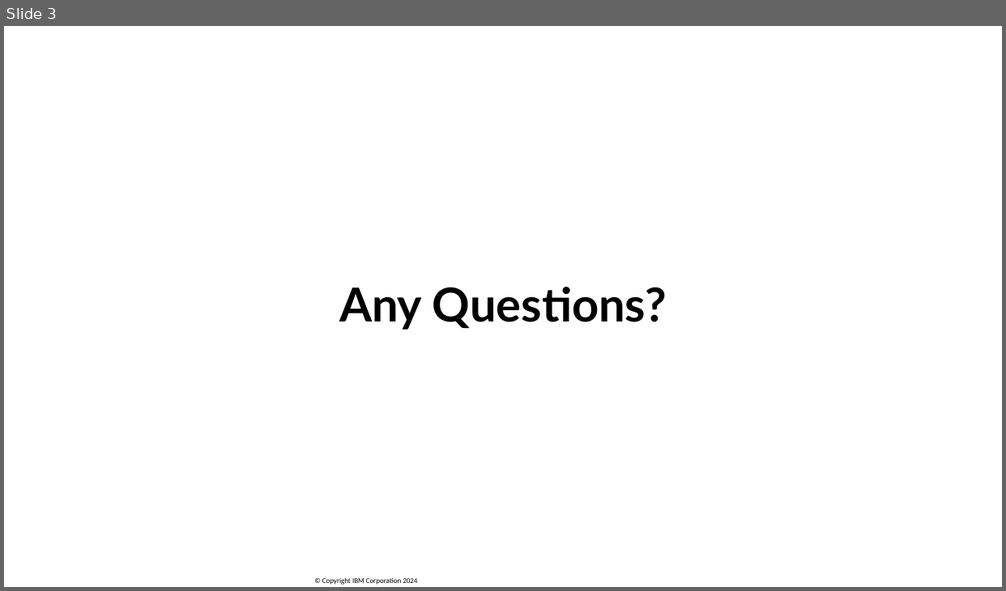
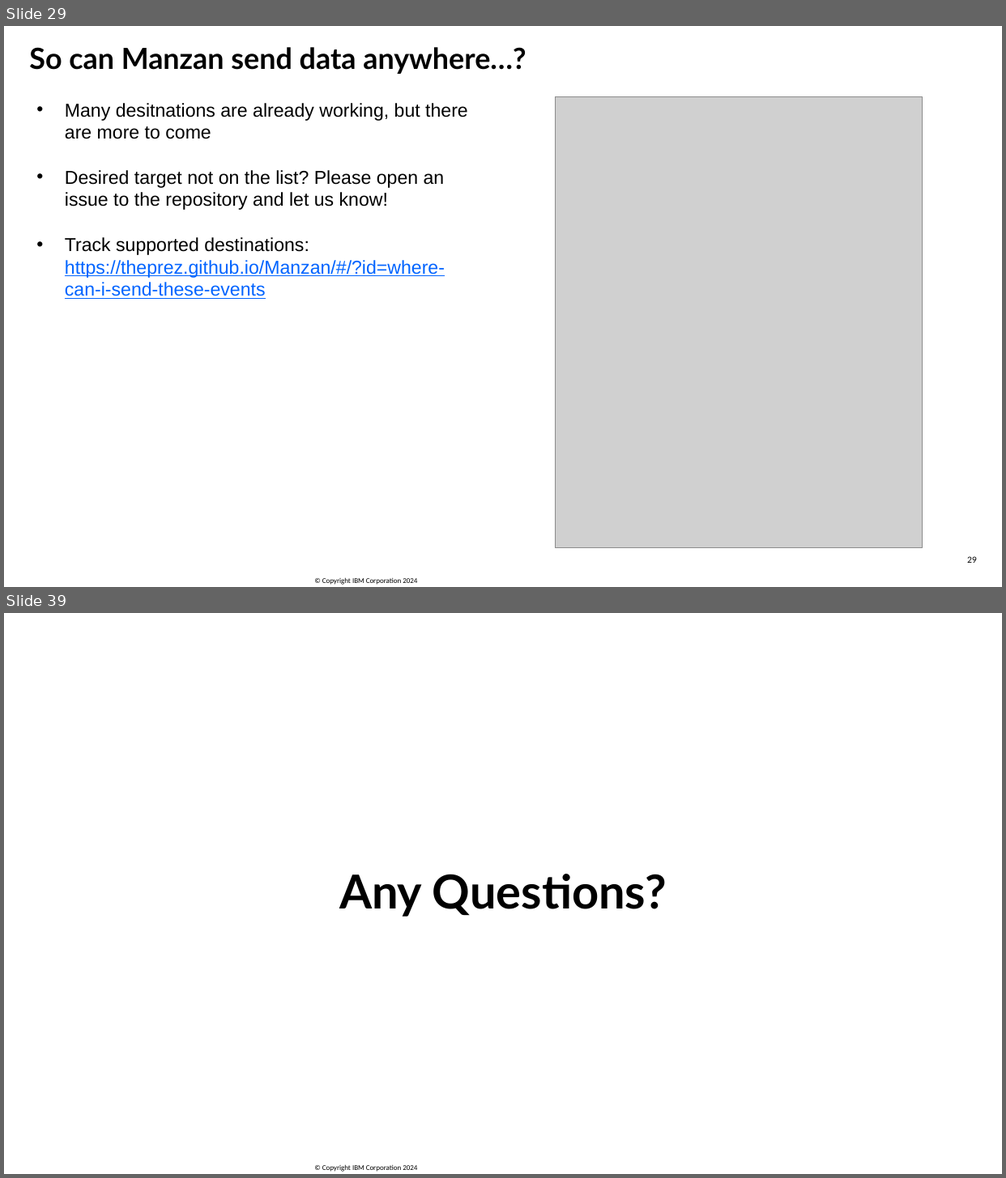
Before and after one commit to SanjulaGanepola/ibmi-talks, a slide deck: OSS Tools For System Management/OSS-Tools-For-System-Management.pptx. Shown one above the other, each under a label of ours: slide 3 before the commit, slides 29 and 39 after it; the slides between them are not shown. The pictures are 1006x591 and 1006x1178 pixels, drawn with LibreOffice and Linux fonts; fonts in the diff are those of the drawing; grey boxes stand for pictures; background and template pictures are left out. Boxes give left, top, right and bottom in pixels: in the first picture for what was removed or moved away, otherwise in the second. Text is boxed around its words. In the diff, an @@ line names an element or a change of style, - is before the commit and + after.

```diff
--- a/OSS Tools For System Management/OSS-Tools-For-System-Management.pptx
+++ b/OSS Tools For System Management/OSS-Tools-For-System-Management.pptx
@@ slide 29 added at (4,26,1002,587), background #FFFFFF; not listed: 1 template element that a slide beside it also shows @@
@@ text added at (29,47,526,74), 28 pt, text #000000, bold @@
+So can Manzan send data anywhere…?
@@ picture added at (555,97,922,548) @@
@@ text added at (65,103,468,299), 18 pt, text #000000 @@
+• Many desitnations are already working, but there are more to come
+• Desired target not on the list? Please open an issue to the repository and let us know!
+• Track supported destinations: https://theprez.github.io/Manzan/#/?id=where-can-i-send-these-events
@@ page number added at (967,557,977,563), 8 pt, text #000000 @@
+29
@@ what was slide 3 is now slide 39 @@
```
Also in this commit, not shown: 3 slides changed, 35 other slides added, 1 other file.
